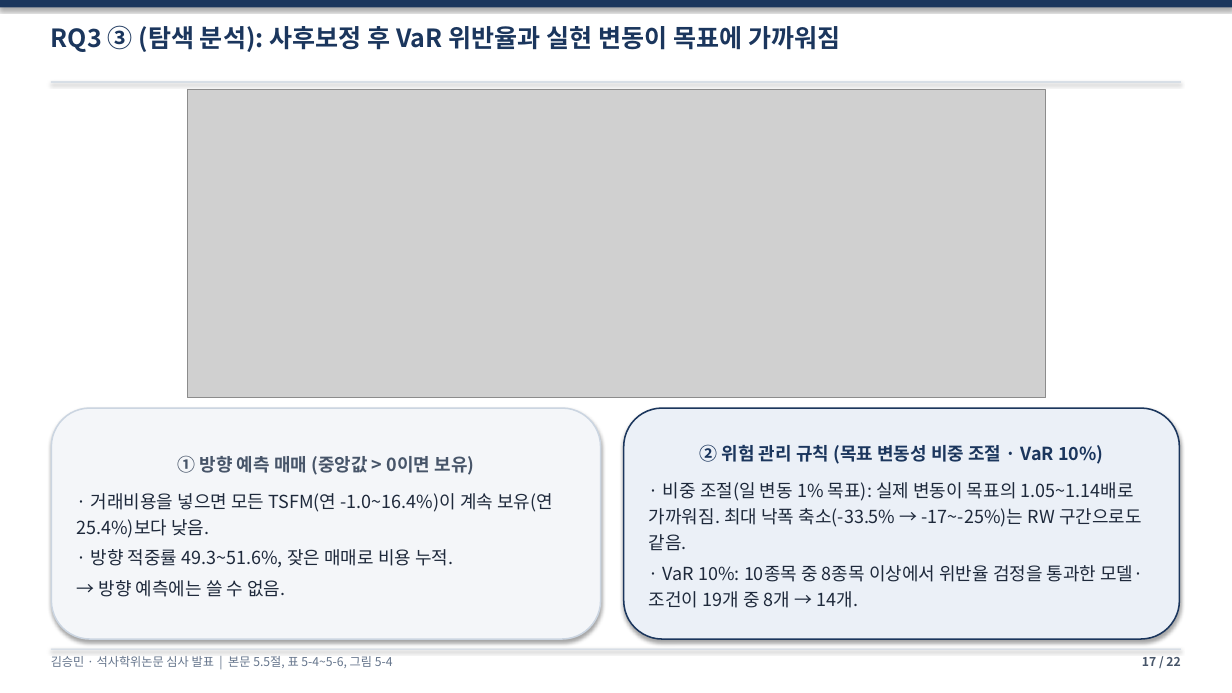
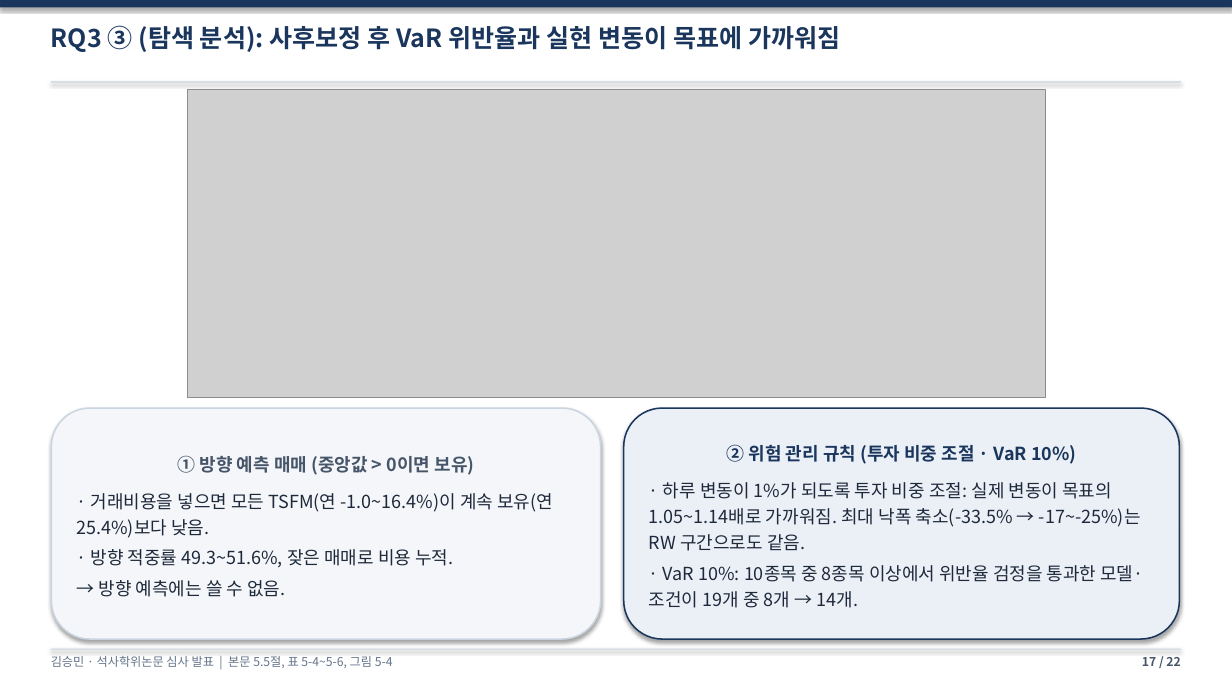
Before and after one commit to sapzzil/Master-thesis, a slide deck: slide 17 of 05_논문작성/석사학위논문_심사발표_v10.pptx. Drawn at 1232x693 pixels with LibreOffice and Linux fonts; fonts in the diff are those of the drawing; grey boxes stand for pictures. Boxes give left, top, right and bottom in pixels: in the first picture for what was removed or moved away, otherwise in the second. Text is boxed around its words. In the diff, an @@ line names an element or a change of style, - is before the commit and + after.

```diff
--- a/05_논문작성/석사학위논문_심사발표_v10.pptx
+++ b/05_논문작성/석사학위논문_심사발표_v10.pptx
@@ text in rounded rectangle at [649, 444, 1141, 551]: text changed @@
-② 위험 관리 규칙 (목표 변동성 비중 조절 · VaR 10%)
-· 비중 조절(일 변동 1% 목표): 실제 변동이 목표의 1.05~1.14배로 가까워짐. 최대 낙폭 축소(-33.5% → -17~-25%)는 RW 구간으로도 같음.
+② 위험 관리 규칙 (투자 비중 조절 · VaR 10%)
+· 하루 변동이 1%가 되도록 투자 비중 조절: 실제 변동이 목표의 1.05~1.14배로 가까워짐. 최대 낙폭 축소(-33.5% → -17~-25%)는 RW 구간으로도 같음.
```
Also in this commit, not shown: 9 other slides changed, 3 other files.
